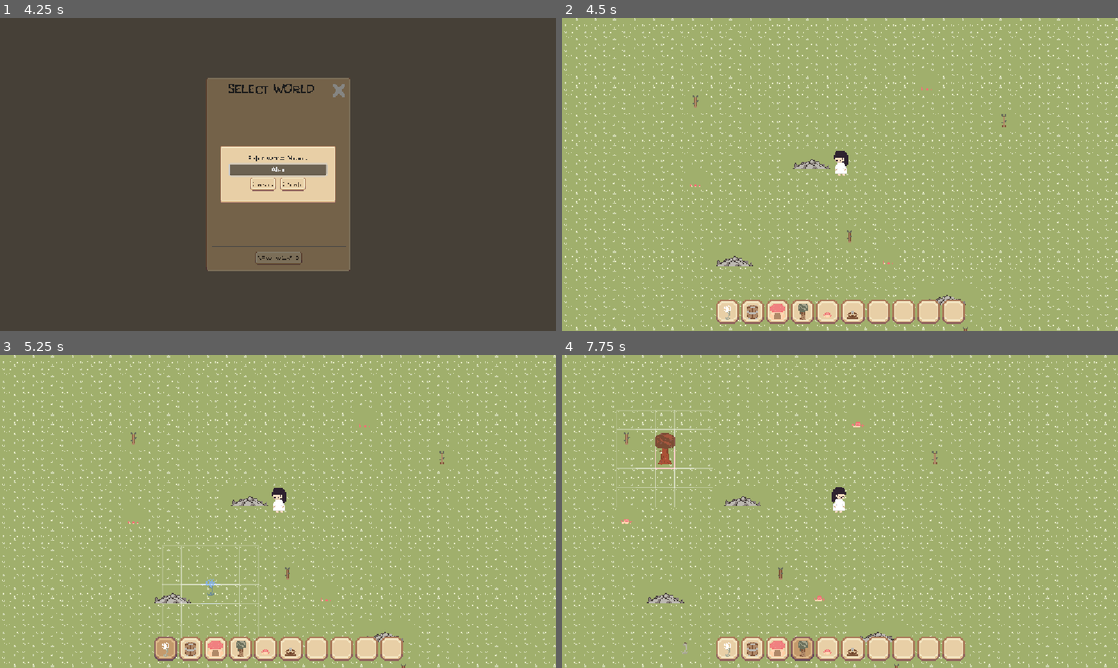
Above: before the commit, frames 1-4 (two rows, left to right).
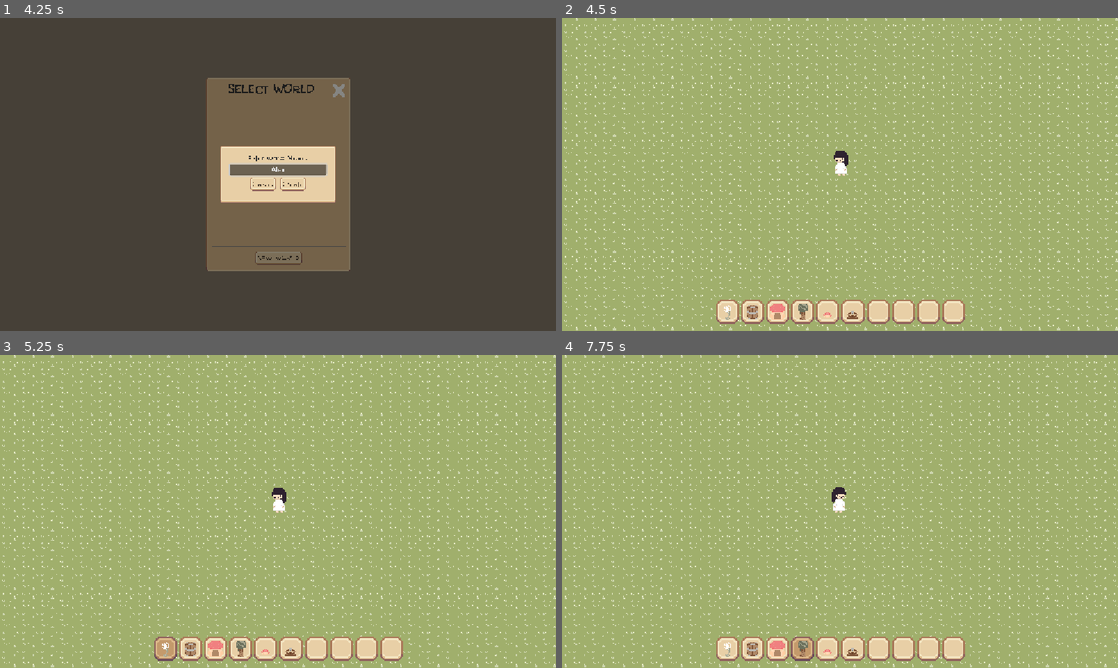
Above: after the commit, the same moments.

Repository: MarbleSodas/LGD
Game: Godot game, scene res://scenes/start_menu/start_menu.tscn
Two runs of this game, one before a commit and one after it. Both use one fixed random seed, a clock stepped at 60 frames per second and the inputs below.
Inputs (mouse positions are in pixels of both pictures, inside the frame that each line leads up to):
- Up to frame 1 (4.25 s): click (278, 199) at 0.5 s; click (278, 199) at 1.25 s; click "NEW WORLD" at 2 s; click (278, 171) at 2.77 s; type "Alex" at 2.85 s; click "NEW WORLD" at 3.5 s
- Up to frame 2 (4.5 s): click "Create" at 4.25 s
- Up to frame 3 (5.25 s): tap Enter (ui_accept) at 5 s; drag from (166, 649) to (278, 502) at 5.02 s
- Up to frame 4 (7.75 s): tap Enter (ui_accept) at 5.75, 6.5 s; drag from (751, 649) to (840, 502) at 5.77 s; move the mouse to (778, 649) at 6.52 s; hold D (Right) 6.53-7.25 s; hold 0 (hotbar_0) 6.53-7.25 s; click (778, 649) at 6.67 s; drag from (801, 649) to (673, 464) at 7.27 s

Frame 1 is identical in both runs. In frame 2, 0.5% of the frame differs, in the area x 22-82%, y 18-100%; in frame 3, 0.8%; in frame 4, 1.2%, in the area x 9-69%, y 17-100%.
Error after the commit: Parse Error: Too many arguments for "setup()" call. Expected at most 3 but received 4. (res://scripts/planting_system.gd:69)

Commit message:
feat(dialogue): block all input during active dialogue

Diff:
--- a/scripts/planting_system.gd
+++ b/scripts/planting_system.gd
@@ -65,7 +65,8 @@
 	placement_manager.setup(self, tile_map, ysort_root, player, bulk_panel)
 
 	var delete_overlay: Control = ui_root.get_node_or_null("DeleteModeOverlay") if ui_root else null
-	deletion_manager.setup(self, tile_map, delete_overlay)
+	var refund_panel: Control = ui_root.get_node_or_null("RefundPanel") if ui_root else null
+	deletion_manager.setup(self, tile_map, delete_overlay, refund_panel)
 
 	var interact_area: Area2D = player.get_node_or_null("InteractArea") if player else null
 	if not interact_area and player and player.has_method("get_interact_area"):
@@ -122,6 +123,9 @@
 		Mode.NONE: interaction_manager.update(delta)
 
 func _input(event: InputEvent) -> void:
+	if DialogueManager and DialogueManager.is_active():
+		return
+
 	# Global Toggle: Delete Mode (F)
 	if event.is_action_pressed("toggle_delete_mode"):
 		if current_mode == Mode.DELETE:
--- a/ui/components/build_menu.gd
+++ b/ui/components/build_menu.gd
@@ -21,6 +21,7 @@
 		BuildRegistry.buildable_unlocked.connect(_on_buildable_unlocked)
 
 func _input(event: InputEvent) -> void:
+	if DialogueManager and DialogueManager.is_active(): return
 	if event.is_action_pressed("toggle_build_menu"):
 		toggle()
 
--- a/ui/components/inventory_panel.gd
+++ b/ui/components/inventory_panel.gd
@@ -43,6 +43,7 @@
 		cursor_preview.global_position = get_global_mouse_position() - (cursor_preview.size / 2.0)
 
 func _input(event: InputEvent) -> void:
+	if DialogueManager and DialogueManager.is_active(): return
 	if event.is_action_pressed("toggle_inventory"):
 		if Inventory and Inventory.is_holding_item():
 			Inventory.return_held_item()
--- a/ui/hotbar.gd
+++ b/ui/hotbar.gd
@@ -70,6 +70,7 @@
 			slots[slot].set_item(null, 0)  # Clear icon
 
 func _unhandled_input(event: InputEvent) -> void:
+	if DialogueManager and DialogueManager.is_active(): return
 	if event.is_action_pressed("hotbar_1"): _toggle_slot(0)
 	elif event.is_action_pressed("hotbar_2"): _toggle_slot(1)
 	elif event.is_action_pressed("hotbar_3"): _toggle_slot(2)
